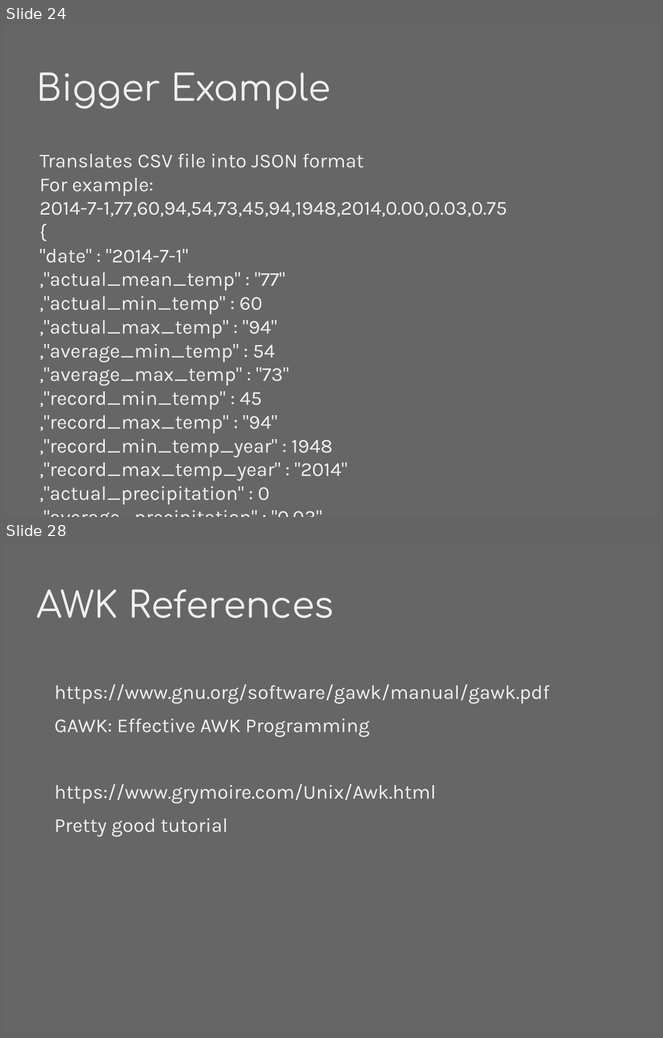
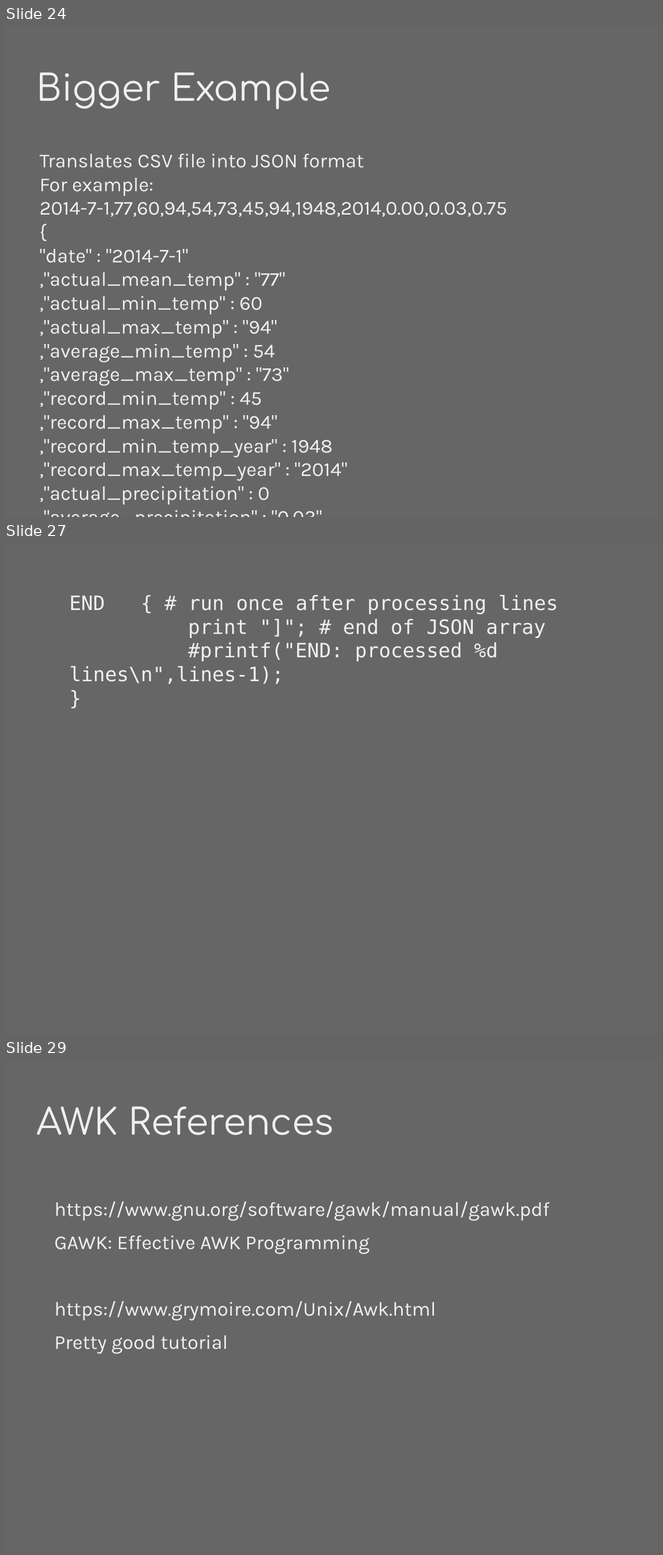
Before and after one commit to kentarchie/three-languages-talk, a slide deck: Slides/ThreeLanguages.odp. Shown one above the other, each under a label of ours: slides 24 and 28 before the commit, slides 24, 27 and 29 after it; the slides between them are not shown. The pictures are 663x1038 and 663x1555 pixels, drawn with LibreOffice and Linux fonts; fonts in the diff are those of the drawing. Boxes give left, top, right and bottom in pixels: in the first picture for what was removed or moved away, otherwise in the second. Text is boxed around its words. In the diff, an @@ line names an element or a change of style, - is before the commit and + after.

```diff
--- a/Slides/ThreeLanguages.odp
+++ b/Slides/ThreeLanguages.odp
@@ slide 27 added at box(4, 543, 659, 1034), background #666666 @@
@@ text added at box(70, 595, 558, 684), 24 pt, text #EEEFF0 @@
+END { # run once after processing lines
+print "]"; # end of JSON array
+#printf("END: processed %d lines\n",lines-1);
+}
@@ what was slide 28 is now slide 29 @@
```
Also in this commit, not shown: 3 slides changed, 4 other slides added, 3 other files.
